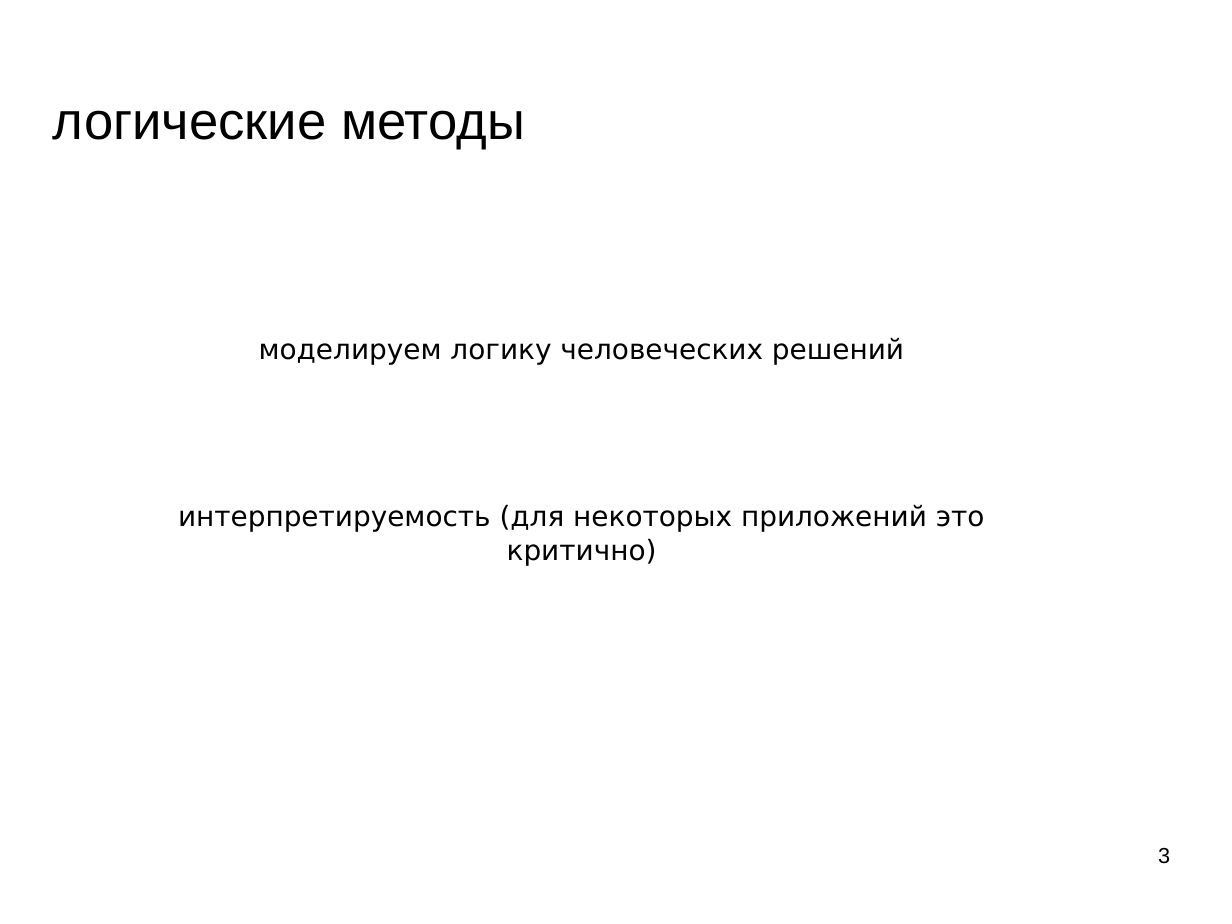
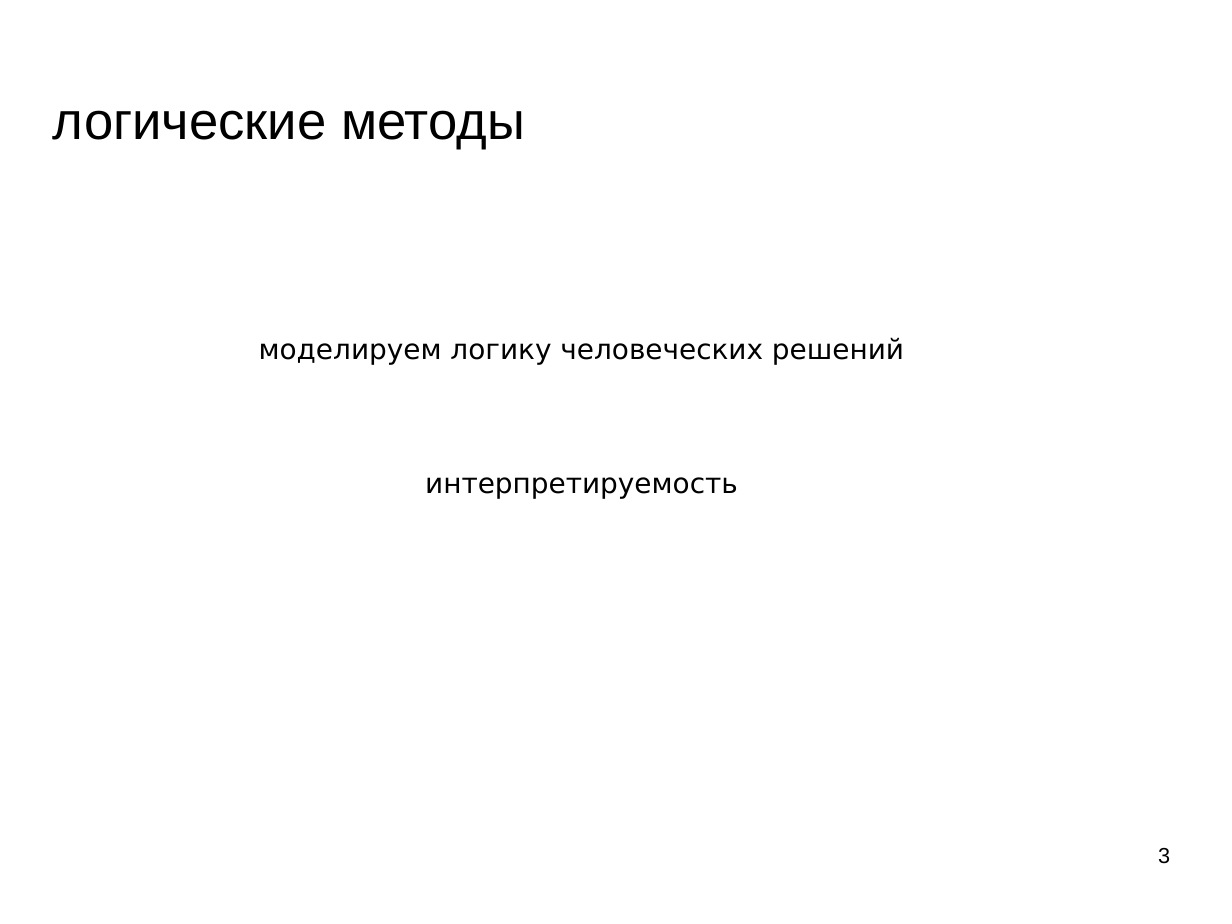
Before and after one commit to mechanoid5/ml_lectorium_2024_I, a slide deck: slide 3 of 11-logical.odp. Drawn at 1232x924 pixels with LibreOffice and Linux fonts; fonts in the diff are those of the drawing; background and template pictures are left out. Boxes give left, top, right and bottom in pixels: in the first picture for what was removed or moved away, otherwise in the second. Text is boxed around its words. In the diff, an @@ line names an element or a change of style, - is before the commit and + after.

```diff
--- a/11-logical.odp
+++ b/11-logical.odp
@@ text at bbox=[425, 477, 738, 498]: text changed @@
-интерпретируемость (для некоторых приложений это критично)
+интерпретируемость
```
Also in this commit, not shown: 11 other slides changed, 1 slide removed, 2 other files.
